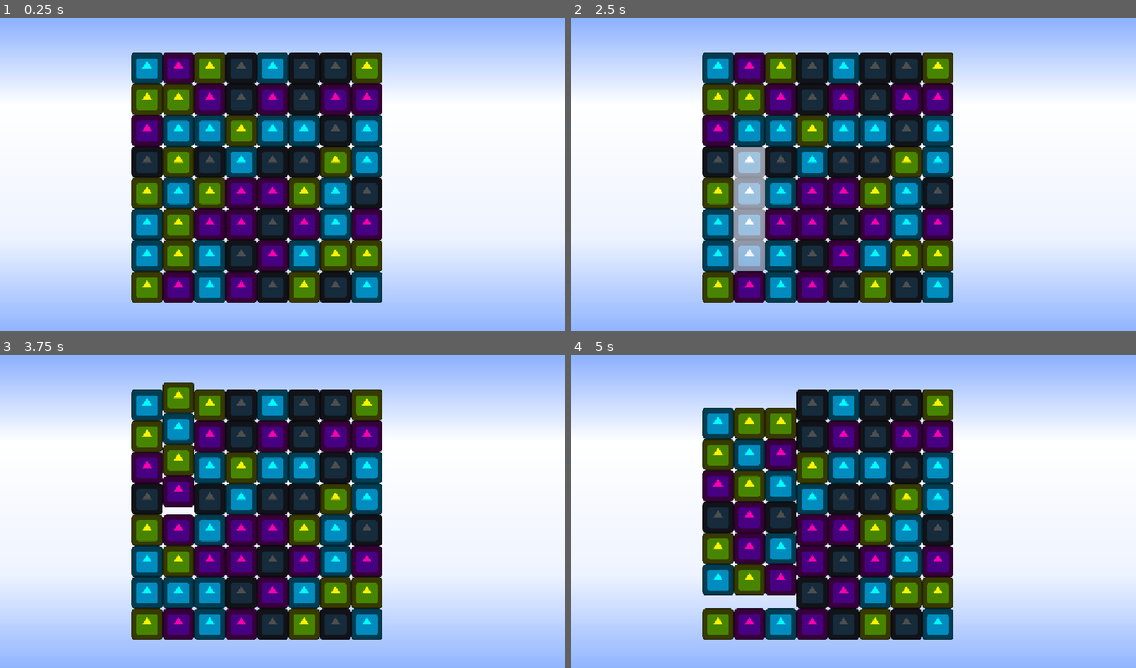
Above: before the commit, frames 1-4 (two rows, left to right).
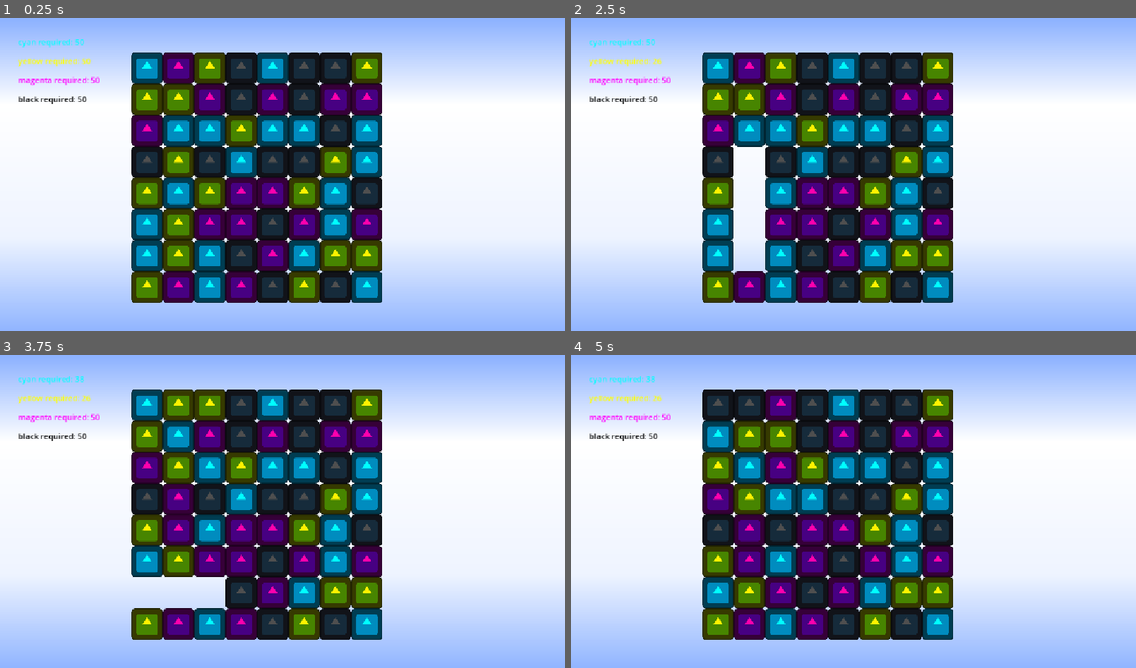
Above: after the commit, the same moments.

Repository: Pudding3160/cookie-jam
Game: Godot game, scene res://Code/Distractions/Match3/Match3.tscn
Same seed, same stepped clock (60 frames per second), same inputs: the game is played once before the commit and once after it. This scene is started directly instead of the project's main scene. The engine's default icon, where the game draws it, is replaced by a stand-in: a white triangle on a blue panel in a dark square.
Inputs (mouse positions are in pixels of both pictures, inside the frame that each line leads up to):
- Up to frame 1 (0.25 s): no input
- Up to frame 2 (2.5 s): tap Enter at 0.5 s; move the mouse to (977, 161) at 0.52 s; hold Right (CoffeeRight) 0.53-1.25 s; click (977, 161) at 0.67 s; tap Up (HonsJump) at 0.77 s; tap Space at 1.25 s; drag from (740, 193) to (825, 240) at 1.27 s; move the mouse to (910, 105) at 2.02 s; hold Left (CoffeeLeft) from 2.03 s (still down)
- Up to frame 3 (3.75 s): release Left (CoffeeLeft) at 2.75 s; drag from (254, 577) to (113, 464) at 2.77 s; move the mouse to (452, 561) at 3.52 s; hold Right (CoffeeRight) from 3.53 s (still down)
- Up to frame 4 (5 s): tap Up (HonsJump) at 3.77 s; release Right (CoffeeRight) at 4.25 s; drag from (684, 464) to (768, 433) at 4.27 s

The runs differ from the first frame. In frame 1, 0.6% of the frame differs, in the area x 3-18%, y 6-28%; in frame 2, 2.7%; in frame 3, 3.6%; in frame 4, 8.8%, in the area x 3-40%, y 6-81%.

Commit message:
added scoring for individual colors

Diff:
--- a/Code/Distractions/Match3/Grid.gd
+++ b/Code/Distractions/Match3/Grid.gd
@@ -11,7 +11,9 @@
 @export var offset: int
 @export var new_offset: int
 @export var score_needed: float
-
+@export var score_per_match := 5;
+var matches_amount: int = 0;
+@export var csm: ColorScoreMultiplier
 
 var possible_pieces := [
 	preload("res://Katia/BlackPiece.tscn"),
@@ -208,9 +210,10 @@
 			swap_pieces(grid_1.x, grid_1.y, Vector2(0, -1))
 
 
-func mark_matched(piece):
+func mark_matched(piece, color: String):
 	piece.get_node("Sprite2D").matched = true
 	piece.get_node("Sprite2D").visibility()
+	csm.update_color_score_multiplier(color, 1);
 
 
 func find_matches():
@@ -224,17 +227,17 @@
 				if column > 0 and column < width - 1:
 					if all_pieces[column - 1][row] != null and all_pieces[column + 1][row] != null:
 						if all_pieces[column - 1][row].get_node("Sprite2D").PieceColor == current_color and all_pieces[column + 1][row].get_node("Sprite2D").PieceColor == current_color:
-							mark_matched(all_pieces[column - 1][row])
-							mark_matched(all_pieces[column][row])
-							mark_matched(all_pieces[column + 1][row])
+							mark_matched(all_pieces[column - 1][row], current_color)
+							mark_matched(all_pieces[column][row], current_color)
+							mark_matched(all_pieces[column + 1][row], current_color)
 							found_match = true
 
 				if row > 0 and row < height - 1:
 					if all_pieces[column][row - 1] != null and all_pieces[column][row + 1] != null:
 						if all_pieces[column][row - 1].get_node("Sprite2D").PieceColor == current_color and all_pieces[column][row + 1].get_node("Sprite2D").PieceColor == current_color:
-							mark_matched(all_pieces[column][row - 1])
-							mark_matched(all_pieces[column][row])
-							mark_matched(all_pieces[column][row + 1])
+							mark_matched(all_pieces[column][row - 1], current_color)
+							mark_matched(all_pieces[column][row], current_color)
+							mark_matched(all_pieces[column][row + 1], current_color)
 							found_match = true
 
 	if found_match:
@@ -251,6 +254,9 @@
 					all_pieces[column][row].queue_free()
 					all_pieces[column][row] = null
 
+	var parent := get_parent();
+	if parent and parent.has_method("calculate_score"):
+		parent.calculate_score();
 	get_parent().get_node("CollapseTimer").start()
 
 
--- a/Code/Distractions/Match3/Match3.tscn
+++ b/Code/Distractions/Match3/Match3.tscn
@@ -1,6 +1,8 @@
 [gd_scene format=3 uid="uid://pyiyentblm7b"]
 
 [ext_resource type="Script" uid="uid://kvcwel1v36m5" path="res://Code/Distractions/Match3/Grid.gd" id="1_4y1mt"]
+[ext_resource type="Script" uid="uid://lq3grb3rpo2m" path="res://Code/Distractions/Match3/match3_manager.gd" id="1_jvixj"]
+[ext_resource type="Script" uid="uid://d17y2fro4ove6" path="res://Code/Distractions/Match3/color_score_multiplier.gd" id="3_m5xqt"]
 
 [sub_resource type="Gradient" id="Gradient_b5vi4"]
 offsets = PackedFloat32Array(0, 0.2695783, 0.69728917, 1)
@@ -10,7 +12,14 @@
 gradient = SubResource("Gradient_b5vi4")
 fill_to = Vector2(0, 1)
 
-[node name="Match3" type="Node2D" unique_id=829428825]
+[node name="Match3" type="Node2D" unique_id=829428825 node_paths=PackedStringArray("csm", "cyan_text", "yellow_text", "magenta_text", "black_text")]
+script = ExtResource("1_jvixj")
+score_per_match = 4
+csm = NodePath("ColorScoreMultiplier")
+cyan_text = NodePath("Control/MarginContainer/VBoxContainer/RichTextLabel")
+yellow_text = NodePath("Control/MarginContainer/VBoxContainer/RichTextLabel2")
+magenta_text = NodePath("Control/MarginContainer/VBoxContainer/RichTextLabel3")
+black_text = NodePath("Control/MarginContainer/VBoxContainer/RichTextLabel4")
 
 [node name="Window" type="Node2D" parent="." unique_id=1266729102]
 
@@ -19,7 +28,7 @@
 offset_bottom = 649.0
 texture = SubResource("GradientTexture2D_4y1mt")
 
-[node name="Grid" type="Node2D" parent="." unique_id=1207108790]
+[node name="Grid" type="Node2D" parent="." unique_id=1207108790 node_paths=PackedStringArray("csm")]
 script = ExtResource("1_4y1mt")
 width = 8
 height = 8
@@ -27,18 +36,64 @@
 y_start = 550
 offset = 64
 new_offset = 1
+csm = NodePath("../ColorScoreMultiplier")
 
 [node name="DestroyTimer" type="Timer" parent="." unique_id=103659410]
-wait_time = 0.5
+wait_time = 0.35
 one_shot = true
 
 [node name="CollapseTimer" type="Timer" parent="." unique_id=361412058]
-wait_time = 0.5
+wait_time = 0.25
 one_shot = true
 
 [node name="RefillTimer" type="Timer" parent="." unique_id=925874308]
-wait_time = 0.5
+wait_time = 0.3
 one_shot = true
+
+[node name="ColorScoreMultiplier" type="Node" parent="." unique_id=223482219]
+script = ExtResource("3_m5xqt")
+metadata/_custom_type_script = "uid://d17y2fro4ove6"
+
+[node name="Control" type="Control" parent="." unique_id=799747388]
+layout_mode = 3
+anchors_preset = 9
+anchor_bottom = 1.0
+grow_vertical = 2
+
+[node name="MarginContainer" type="MarginContainer" parent="Control" unique_id=409335382]
+layout_mode = 0
+offset_right = 267.0
+offset_bottom = 177.0
+theme_override_constants/margin_left = 37
+theme_override_constants/margin_top = 37
+
+[node name="VBoxContainer" type="VBoxContainer" parent="Control/MarginContainer" unique_id=2089407264]
+layout_mode = 2
+theme_override_constants/separation = 16
+
+[node name="RichTextLabel" type="RichTextLabel" parent="Control/MarginContainer/VBoxContainer" unique_id=1094745791]
+layout_mode = 2
+bbcode_enabled = true
+text = "Cyan required: "
+fit_content = true
+
+[node name="RichTextLabel2" type="RichTextLabel" parent="Control/MarginContainer/VBoxContainer" unique_id=1139801992]
+layout_mode = 2
+bbcode_enabled = true
+text = "Yellow required: "
+fit_content = true
+
+[node name="RichTextLabel3" type="RichTextLabel" parent="Control/MarginContainer/VBoxContainer" unique_id=1865369552]
+layout_mode = 2
+bbcode_enabled = true
+text = "Magenta required: "
+fit_content = true
+
+[node name="RichTextLabel4" type="RichTextLabel" parent="Control/MarginContainer/VBoxContainer" unique_id=1090289648]
+layout_mode = 2
+bbcode_enabled = true
+text = "Black required: "
+fit_content = true
 
 [connection signal="timeout" from="DestroyTimer" to="Grid" method="_on_destroy_timer_timeout"]
 [connection signal="timeout" from="CollapseTimer" to="Grid" method="_on_collapse_timer_timeout"]
--- /dev/null
+++ b/Code/Distractions/Match3/color_score_multiplier.gd
@@ -0,0 +1,32 @@
+class_name ColorScoreMultiplier extends Node
+
+@export var colors := ["cyan", "yellow", "magenta", "black"]
+@export var score_multipliers := [0, 0, 0, 0]
+
+
+func set_color_score_multiplier(color: String, multiplier: int) -> void:
+	var color_index := colors.find(color.to_lower());
+	if (color_index == -1): return;
+	score_multipliers[color_index] = multiplier;
+
+func update_color_score_multiplier(color: String, multiplier_delta: int) -> void:
+	var color_index := colors.find(color.to_lower());
+	if (color_index == -1): return;
+	score_multipliers[color_index] += multiplier_delta;
+	print(color + ": " + str(score_multipliers[color_index]))
+
+
+func get_color_score_multiplier(index: int) -> int:
+	if index > score_multipliers.size() - 1: return 0;
+	return score_multipliers[index];
+
+
+func clear_color_score_multiplier(color: String) -> void:
+	var color_index := colors.find(color.to_lower());
+	if (color_index == -1): return;
+	score_multipliers[color_index] = 0;
+
+
+func clear_all_multipliers() -> void:
+	for sm in score_multipliers.size():
+		score_multipliers[sm] = 0;
--- /dev/null
+++ b/Code/Distractions/Match3/match3_manager.gd
@@ -0,0 +1,42 @@
+extends Node2D
+
+@onready var grid := $Grid;
+@export var score_per_match := 2	# This score is multiplied by a match multiplier that offers a bigger score for bigger matches
+@export var cyan_score := 50
+@export var yellow_score := 50
+@export var magenta_score := 50
+@export var black_score := 50
+@export var csm: ColorScoreMultiplier
+@export var cyan_text: RichTextLabel
+@export var yellow_text: RichTextLabel
+@export var magenta_text: RichTextLabel
+@export var black_text: RichTextLabel
+
+func _ready():
+	update_text();
+
+func calculate_score() -> void:
+	for i in csm.score_multipliers.size():
+		print(i);
+		match csm.colors[i]:
+			"cyan":
+				cyan_score -= score_per_match * csm.get_color_score_multiplier(i);
+			"yellow":
+				yellow_score -= score_per_match * csm.get_color_score_multiplier(i);
+			"magenta":
+				magenta_score -= score_per_match * csm.get_color_score_multiplier(i);
+			"black":
+				black_score -= score_per_match * csm.get_color_score_multiplier(i);
+
+	csm.clear_all_multipliers();
+	if (cyan_score < 0): cyan_score = 0;
+	if (yellow_score < 0): yellow_score = 0;
+	if (magenta_score < 0): magenta_score = 0;
+	if (black_score < 0): black_score = 0;
+	update_text();
+
+func update_text() -> void:
+	cyan_text.text = "[color=#00FFFF]cyan required: " + str(cyan_score) + "[/color]";
+	yellow_text.text = "[color=#FFFF00]yellow required: " + str(yellow_score) + "[/color]";
+	magenta_text.text = "[color=#FF00FF]magenta required: " + str(magenta_score) + "[/color]";
+	black_text.text = "[color=#000000]black required: " + str(black_score) + "[/color]";
Not shown, added: Code/Distractions/Match3/color_score_multiplier.gd.uid
Not shown, added: Code/Distractions/Match3/match3_manager.gd.uid
